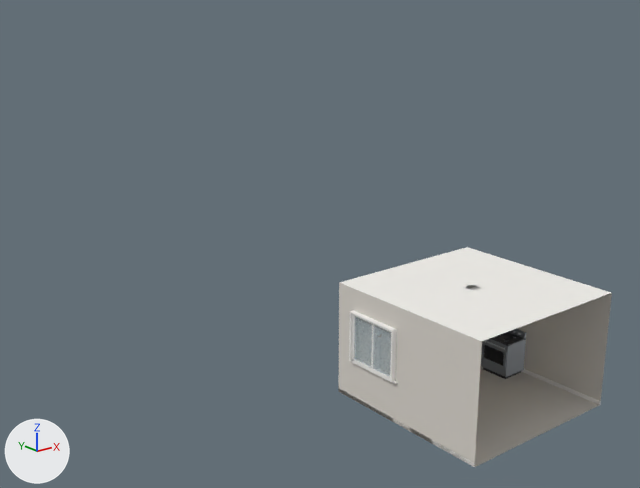
The glTF model public/models/rooms/kitchen.glb, before and after one commit.
Before and after are seen from a camera (50 mm lens) standing at (-14.15, -12.27, 9.46) and looking at (-0.64, 4.61, 2.7). The lights are fixed; the arrows at lower left show +X, +Y and +Z. The picture after the commit comes second. Where no turn or scale is listed for an object, it has been applied to the vertices.

Names of what the first picture shows: 'Ceiling', 'Cooker_Backguard', 'Cooker_Body', 'Cooker_OvenDoor', 'Cooker_Plinth', 'Cooker_Top', 'Floor', 'Wall_Left_0', 'Wall_Left_1', 'Wall_Left_2', 'Wall_Left_3', 'Wall_Right_0', 'WindowLeft_Glass', 'WindowLeft_Mullion' and 9 more.
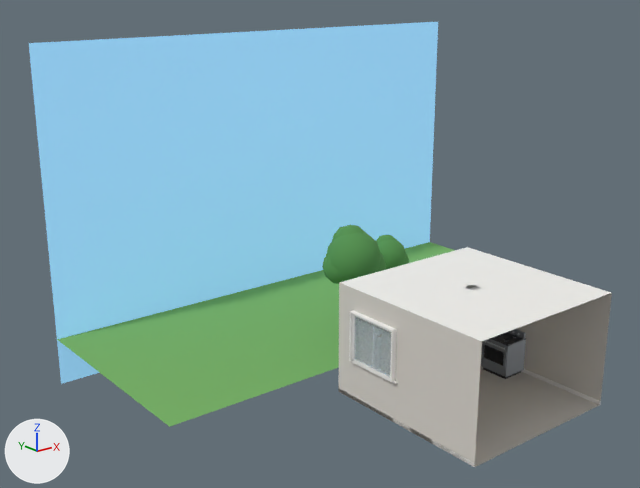
Pixel boxes [x1, y1, x2, y2] of what changed, in the pictures (640 x 488 px):
'Exterior_Sky', added (blue): after [29, 22, 438, 384]
'Exterior_Ground', added (green): after [57, 242, 455, 427]
'Exterior_Tree_0_Foliage_0', added (green): after [326, 232, 382, 281]
'Exterior_Tree_1_Foliage_0', added (green): after [378, 239, 406, 269]
'Exterior_Tree_0_Foliage_2', added: after [322, 256, 343, 284]
'Exterior_Tree_0_Foliage_3', added: after [332, 225, 365, 242]
'Cooker_Backguard', recoloured, surface changed, moved: before [508, 329, 526, 339]; after [507, 329, 526, 339]
'Exterior_Tree_1_Foliage_3', added: after [376, 235, 395, 243]
'Exterior_Tree_0_Foliage_1', added (mostly hidden): after [377, 254, 386, 272]
'WindowLeft_Mullion', moved (not visible afterwards): before [371, 324, 374, 369]
'Exterior_Tree_1_Foliage_1', added (mostly hidden): after [404, 254, 409, 264]

The change, as a diff of the scene's bpy script:
```diff
--- a/public/models/rooms/kitchen.glb.py
+++ b/public/models/rooms/kitchen.glb.py
@@ mat_material_5 @@
 mat_material_5.roughness = 0.06
-mat_material_5.alpha = 0.24
+mat_material_5.alpha = 0.1
@@ mat_material_8 @@
 mat_material_8 = principled_material('Material_8')
-mat_material_8.base_color = (0.275, 0.301, 0.332)  # grey #8f959c
+mat_material_8.base_color = (0.275, 0.571, 0.839)  # blue #8fc7ec
 mat_material_8.metallic = 0.42
-mat_material_8.roughness = 0.35
+mat_material_8.roughness = 1.0
+mat_material_8.emission_color = (0.275, 0.571, 0.839)  # blue #8fc7ec
+mat_material_8.emission_strength = 0.55
@@ mat_material_9 @@
 mat_material_9 = principled_material('Material_9')
-mat_material_9.base_color = (0.0242, 0.0273, 0.0331)  # dark grey #2b2e33
+mat_material_9.base_color = (0.159, 0.361, 0.102)  # green #6fa25a
 mat_material_9.metallic = 0.25
-mat_material_9.roughness = 0.3
+mat_material_9.roughness = 1.0
+mat_material_9.emission_color = (0.0497, 0.147, 0.0343)  # dark green #3f6b34
+mat_material_9.emission_strength = 0.4
@@ mat_material_11 @@
 mat_material_11.base_color = (0.0232, 0.0252, 0.0296)  # dark grey #2a2c30
-mat_material_11.metallic = 0.35
+mat_material_11.roughness = 0.95
+mat_material_11.emission_color = (0.0252, 0.0844, 0.0212)  # dark green #2c5228
+mat_material_11.emission_strength = 0.35
@@ mat_material_12 @@
 mat_material_12 = principled_material('Material_12')
-mat_material_12.base_color = (0.0356, 0.0395, 0.0467)  # dark grey #35383d
-mat_material_12.metallic = 0.2
-mat_material_12.roughness = 0.72
+mat_material_12.base_color = (0.521, 0.687, 0.776)  # blue #bfd8e4
+mat_material_12.roughness = 0.06
+mat_material_12.alpha = 0.24
@@ me_mesh_51 @@
 me_mesh_51.from_pydata(...)  # 8 vertices, 12 faces; spans x -0.006..0.006, y -0.6..0.6, z -0.525..0.525
-me_mesh_51.materials.append(mat_material_5)  # blue #bfd8e4
+me_mesh_51.materials.append(mat_material_12)  # blue #bfd8e4
@@ me_mesh_43_1 @@
+me_mesh_43_1.from_pydata([(-7.0, 3.0, 0.0), (7.0, 3.0, 0.0), (-7.0, -3.0, 0.0), (7.0, -3.0, 0.0)], [], [(0, 2, 1), (2, 3, 1)])
+me_mesh_43_1.materials.append(mat_material_9)  # green #6fa25a
@@ me_mesh_42_1 @@
+me_mesh_42_1.from_pydata([(-7.0, 0.0, 4.5), (7.0, 0.0, 4.5), (-7.0, 0.0, -4.5), (7.0, 0.0, -4.5)], [], [(0, 2, 1), (2, 3, 1)])
+me_mesh_42_1.materials.append(mat_material_8)  # blue #8fc7ec, glowing blue #8fc7ec
@@ ob_windowleft_mullion @@
 ob_windowleft_mullion = bpy.data.objects.new('WindowLeft_Mullion', me_mesh_50)
-ob_windowleft_mullion.location = (-2.13, 0.9, 1.58)
+ob_windowleft_mullion.location = (-2.12, 0.9, 1.58)
@@ ob_cooker_backguard @@
 ob_cooker_backguard = bpy.data.objects.new('Cooker_Backguard', me_mesh_60)
-ob_cooker_backguard.location = (2.04, 0.45, 0.98)
+ob_cooker_backguard.location = (2.01, 0.45, 0.98)
@@ ob_exterior_tree_1_foliage_3 @@
+ob_exterior_tree_1_foliage_3 = bpy.data.objects.new('Exterior_Tree_1_Foliage_3', me_mesh_53_1)  # an icosphere of 80 faces spanning x -0.35..0.35, y -0.35..0.35, z -0.35..0.35; in mat_material_11 (green #4f8a4a)
+ob_exterior_tree_1_foliage_3.location = (2.63, 5.64, 1.75)
@@ ob_exterior_tree_1_foliage_1 @@
+ob_exterior_tree_1_foliage_1 = bpy.data.objects.new('Exterior_Tree_1_Foliage_1', me_mesh_51_1)  # an icosphere of 80 faces spanning x -0.385..0.385, y -0.385..0.385, z -0.385..0.385; in mat_material_11 (green #4f8a4a)
+ob_exterior_tree_1_foliage_1.location = (2.85, 5.43, 1.29)
@@ ob_exterior_tree_1_foliage_0 @@
+ob_exterior_tree_1_foliage_0 = bpy.data.objects.new('Exterior_Tree_1_Foliage_0', me_mesh_50_1)  # an icosphere of 80 faces spanning x -0.525..0.525, y -0.525..0.525, z -0.525..0.525; in mat_material_11 (green #4f8a4a)
+ob_exterior_tree_1_foliage_0.location = (2.6, 5.5, 1.5)
@@ ob_exterior_tree_0_foliage_3 @@
+ob_exterior_tree_0_foliage_3 = bpy.data.objects.new('Exterior_Tree_0_Foliage_3', me_mesh_48_1)  # an icosphere of 80 faces spanning x -0.5..0.5, y -0.5..0.5, z -0.5..0.5; in mat_material_11 (green #4f8a4a)
+ob_exterior_tree_0_foliage_3.location = (0.45, 4.7, 2.5)
@@ ob_exterior_tree_0_foliage_2 @@
+ob_exterior_tree_0_foliage_2 = bpy.data.objects.new('Exterior_Tree_0_Foliage_2', me_mesh_48_1.copy())
+ob_exterior_tree_0_foliage_2.location = (0.1, 4.65, 1.95)
@@ ob_exterior_tree_0_foliage_1 @@
+ob_exterior_tree_0_foliage_1 = bpy.data.objects.new('Exterior_Tree_0_Foliage_1', me_mesh_46_1)  # an icosphere of 80 faces spanning x -0.55..0.55, y -0.55..0.55, z -0.55..0.55; in mat_material_11 (green #4f8a4a)
+ob_exterior_tree_0_foliage_1.location = (0.75, 4.4, 1.85)
@@ ob_exterior_tree_0_foliage_0 @@
+ob_exterior_tree_0_foliage_0 = bpy.data.objects.new('Exterior_Tree_0_Foliage_0', me_mesh_45_1)  # an icosphere of 80 faces spanning x -0.75..0.75, y -0.75..0.75, z -0.75..0.75; in mat_material_11 (green #4f8a4a)
+ob_exterior_tree_0_foliage_0.location = (0.4, 4.5, 2.15)
@@ ob_exterior_ground @@
+ob_exterior_ground = bpy.data.objects.new('Exterior_Ground', me_mesh_43_1)
+ob_exterior_ground.location = (1.0, 6.1, 0.0)
@@ ob_exterior_sky @@
+ob_exterior_sky = bpy.data.objects.new('Exterior_Sky', me_mesh_42_1)
+ob_exterior_sky.location = (1.0, 9.1, 3.2)
```
